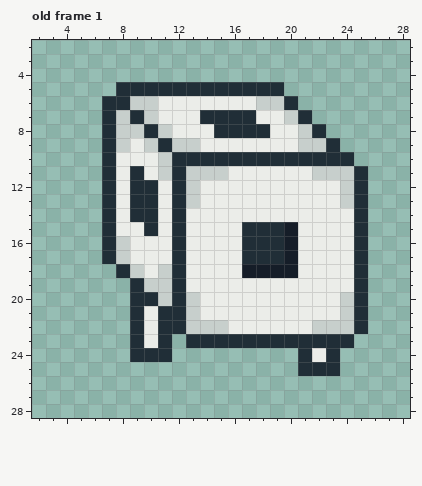
Edited in one commit: pixel-art file (Assets/Art/dice-enemy.aseprite). Above: the version before the commit.
32x32 pixels, 4 frames. Colours within 5 levels of each other are drawn and written as one. Shown: old frame 1: x 2..28, y 2..28. The commit also changed other frames, which this record leaves out.
The result:
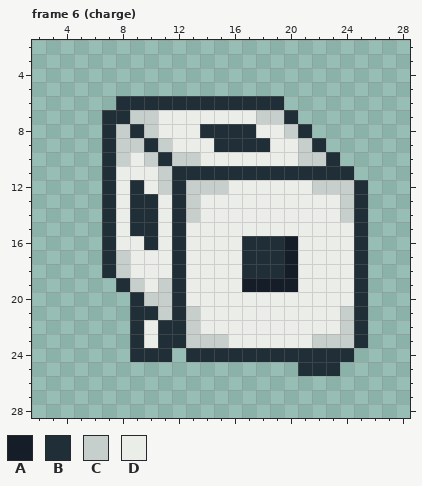
Palette (. is transparent): A #151d28  B #202e37  C #c7cfcc  D #ebede9
A new or re-ordered frame is compared with the old frame closest to it.
Difference:
frames 4 -> 15
Changed rows in their new state; - is an unchanged pixel.
Frame 6 (charge) is new; against old frame 1:
first column x 7:
 5 -............------
 6 .-BBBBBBBBBBB.-----
 7 -BC----DDDDCCB.----
 8 --BCD--B---D-CB.---
 9 --CBCDD-BBBB---B.--
10 -C-CBCCDDDDDDDCC-.-
11 --D---BBBBBBBBBBBB.
12 ---DC--CC------CC--
14 ------C----------C-
15 --B-------DDDD-----
16 -D-B---------------
18 BCD-D-----BBB------
19 -BCD------AAAA-----
20 ---C--D----------D-
21 ---BC--------------
22 -------DD------DD--
23 -----BCCCDDDDDDCCCB
24 ------BBBBBBBB-B-B-
